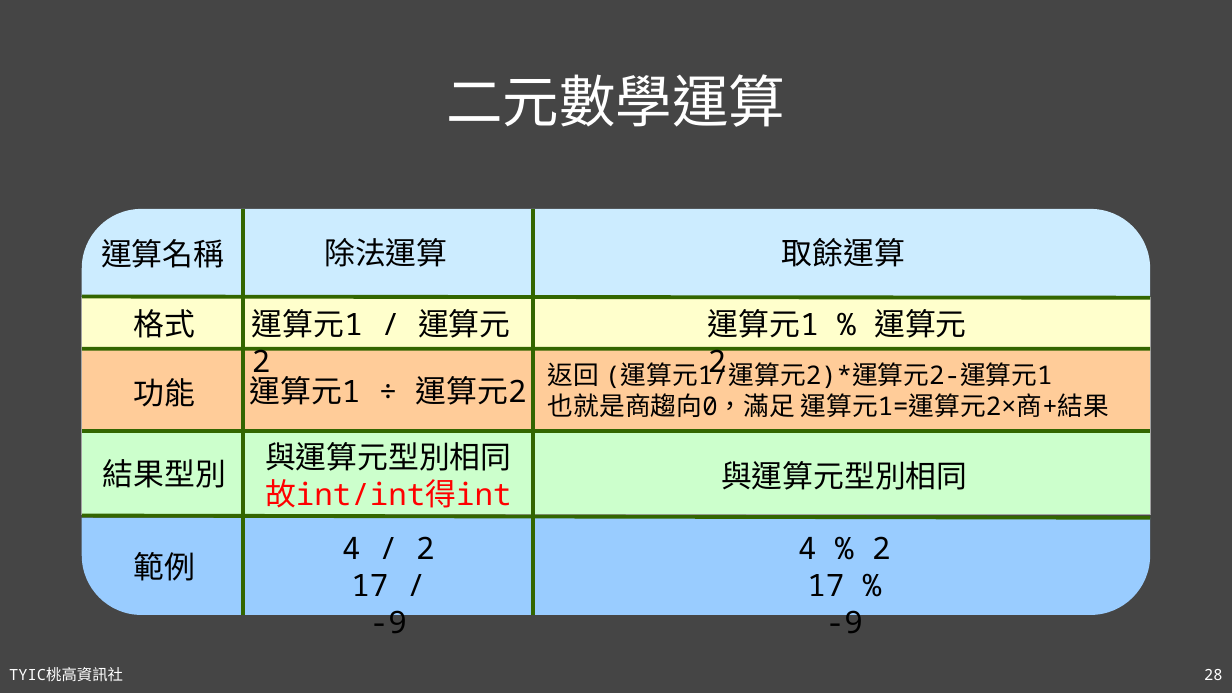
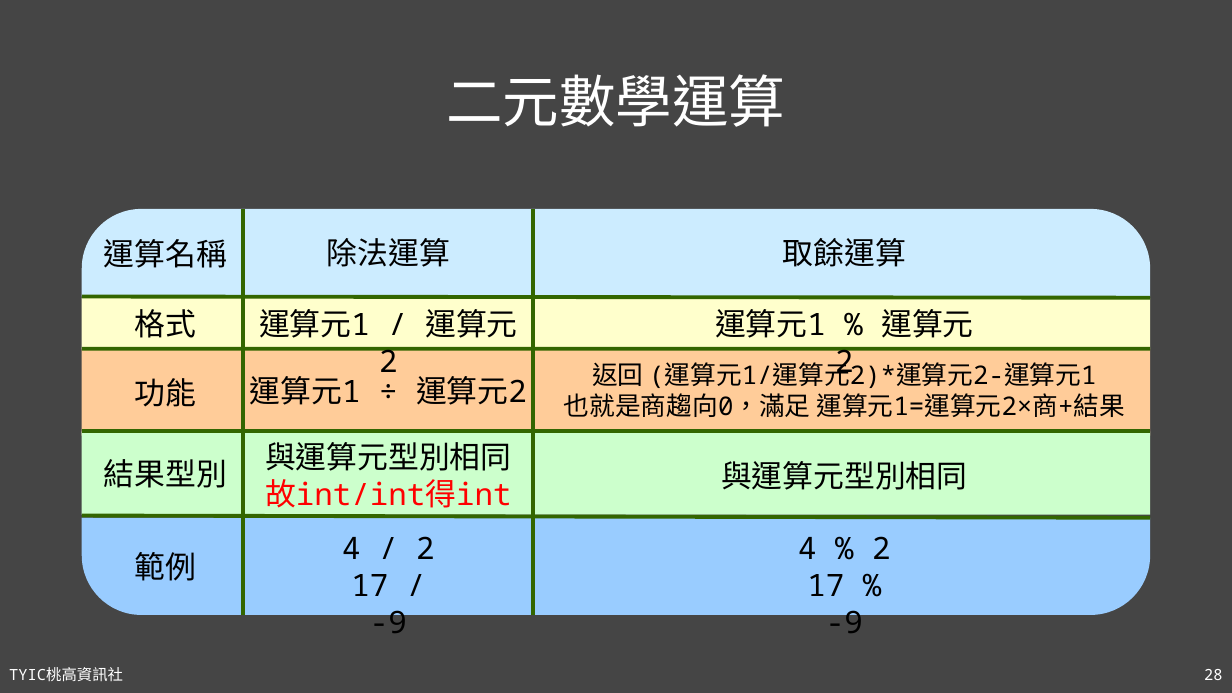
Before and after one commit to TYSHIC/slides, a slide deck: slide 28 of powerpoint/04_初探Java.pptx. Drawn at 1232x693 pixels with LibreOffice and Linux fonts; fonts in the diff are those of the drawing. Boxes give left, top, right and bottom in pixels: in the first picture for what was removed or moved away, otherwise in the second. Text is boxed around its words. In the diff, an @@ line names an element or a change of style, - is before the commit and + after.

```diff
--- a/powerpoint/04_初探Java.pptx
+++ b/powerpoint/04_初探Java.pptx
@@ alignment left to centre in 6 elements at (564,360,1125,417), (715,309,973,380), (327,238,450,267), (250,376,527,405), (259,309,517,372), (104,239,227,268) @@
@@ outline #A3A3A3 1 pt to none in 3 elements at (82,348,1151,435), (82,298,1151,348), (82,432,1151,515) @@
```
Also in this commit, not shown: 11 other slides changed, 5 slides added, 1 slide removed, 4 other files.
